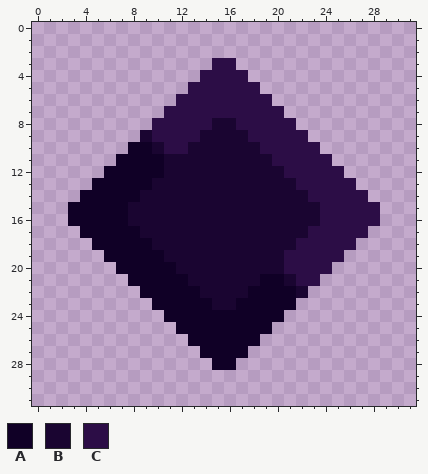
Two versions of one pixel-art sprite, sprites/items/obsidian.png. The first picture shows the starting point.
The file is 32x32 pixels.
Palette (. is transparent): A #100026  B #1a0531  C #2c0d46
Pixels before, first column x 3:
 3 ............CC............
 4 ...........CCCC...........
 5 ..........CCCCCC..........
 6 .........CCCCCCCC.........
 7 ........CCCCCCCCCC........
 8 .......CCCCCBBCCCCC.......
 9 ......BCCCCBBBBCCCCC......
10 .....AABCCBBBBBBCCCCC.....
11 ....AAAABBBBBBBBBCCCCC....
12 ...AAAAABBBBBBBBBBCCCCC...
13 ..AAAAABBBBBBBBBBBBCCCCC..
14 .AAAAABBBBBBBBBBBBBBCCCCC.
15 AAAAABBBBBBBBBBBBBBBBCCCCC
16 AAAAABBBBBBBBBBBBBBBBCCCCC
17 .AAAAABBBBBBBBBBBBBBCCCCC.
18 ..AAAAABBBBBBBBBBBBCCCCC..
19 ...AAAAABBBBBBBBBBCCCCC...
20 ....AAAAABBBBBBBBBCCCC....
21 .....AAAAABBBBBBAABCC.....
22 ......AAAAABBBBAAAAB......
23 .......AAAAABBAAAAA.......
24 ........AAAAAAAAAA........
25 .........AAAAAAAA.........
26 ..........AAAAAA..........
27 ...........AAAA...........
28 ............AA............
After the commit:
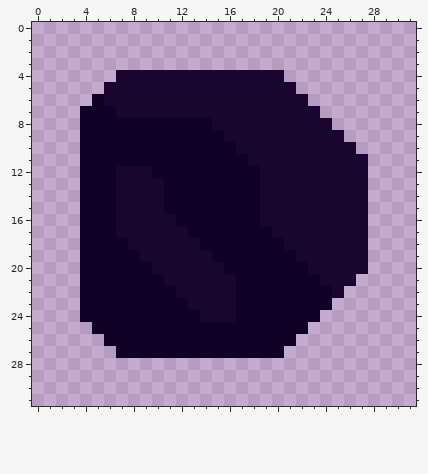
What changed:
Changed rows in their new state; - is an unchanged pixel.
first column x 3:
 3 ------------..------------
 4 ----BBBBBBBBBBBBBB--------
 5 ---BBBBBBBBBBBBBBBB-------
 6 --ABBBBBBBBBBBBBBBBB------
 7 -AAABBBBBBBBBBBBBBBBB-----
 8 -AAAAAAAAAAA--BBBBBBBB----
 9 -AAAAAAAAAAAA--BBBBBBBB---
10 -AAAA--AAAAAAA--BBBBBBBB--
11 -AAA----AAAAAAA--BBBBBBBB-
12 -AA-BBB-AAAAAAAA--BBBBBBB-
13 -A--BBB-AAAAAAAA---BBBBBB-
14 ----BB--AAAAAAAA----BBBBB-
15 .---B---AAAAAAAA-----BBBB.
16 .---B----AAAAAAA-----BBBB.
17 ----BB----AAAAAAA---BBBBB-
18 -A---BB----AAAAAAA-BBBBBB-
19 -AA---BB----AAAAAAABBBBBB-
20 -AAA---BB----AAAAAAABBBBB-
21 -AAAA---BB----AA--AAABBB--
22 -AAAAA---BB---A----AAAB---
23 -AAAAAA---BB-------AAA----
24 -AAAAAAA---BBB----AAA-----
25 --AAAAAAA--------AAA------
26 ---AAAAAAA------AAA-------
27 ----AAAAAAA----AAA--------
28 ------------..------------
Changed places in both pictures, as pixel boxes (x1, y1, x2, y2):
changed: (68, 58, 380, 370)
